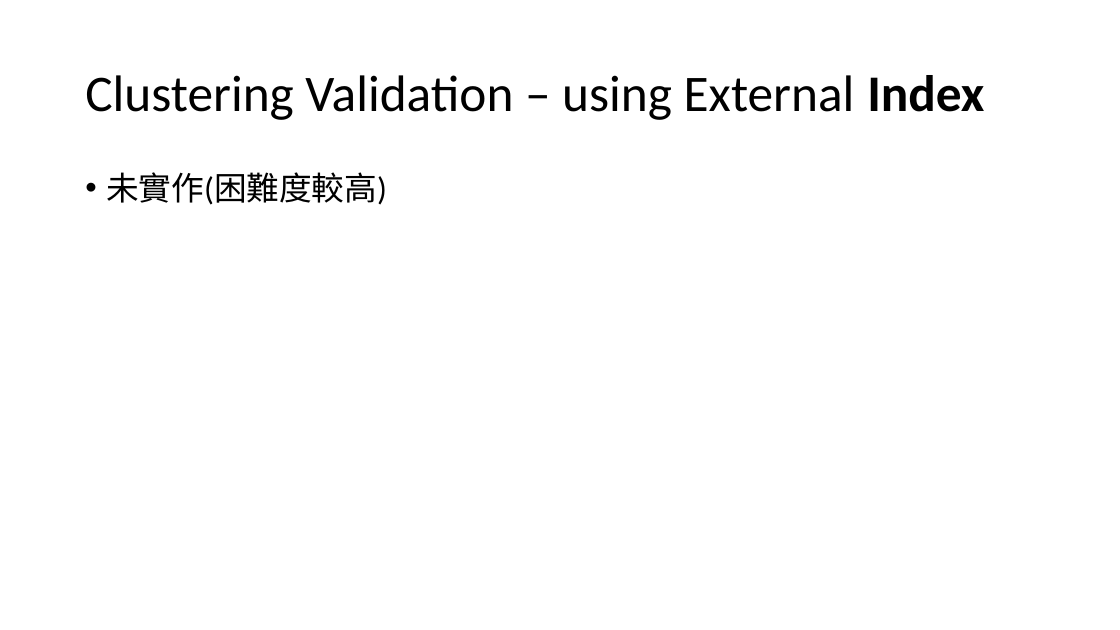
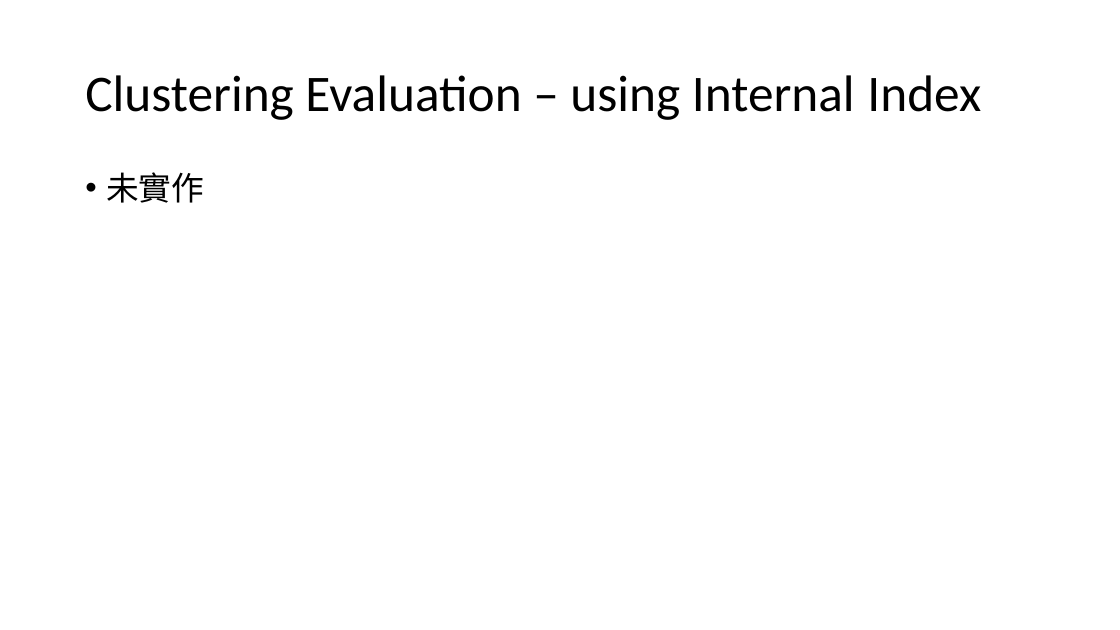
Before and after one commit to ZhongTing/HotTopicDetection, a slide deck: slide 51 of Hot-Topic-Detection.pptx (slide 29 before the commit). Drawn at 1120x630 pixels with LibreOffice and Linux fonts; fonts in the diff are those of the drawing. Boxes give left, top, right and bottom in pixels: in the first picture for what was removed or moved away, otherwise in the second. Text is boxed around its words. In the diff, an @@ line names an element or a change of style, - is before the commit and + after.

```diff
--- a/Hot-Topic-Detection.pptx
+++ b/Hot-Topic-Detection.pptx
@@ title at box(85, 75, 981, 120): text changed @@
-Clustering Validation – using External Index
+Clustering Evaluation – using Internal Index
@@ text at box(106, 172, 204, 203): text changed @@
-• 未實作(困難度較高)
+• 未實作
```
Also in this commit, not shown: 10 other slides changed, 24 slides added, 3 slides removed, 12 other files.
